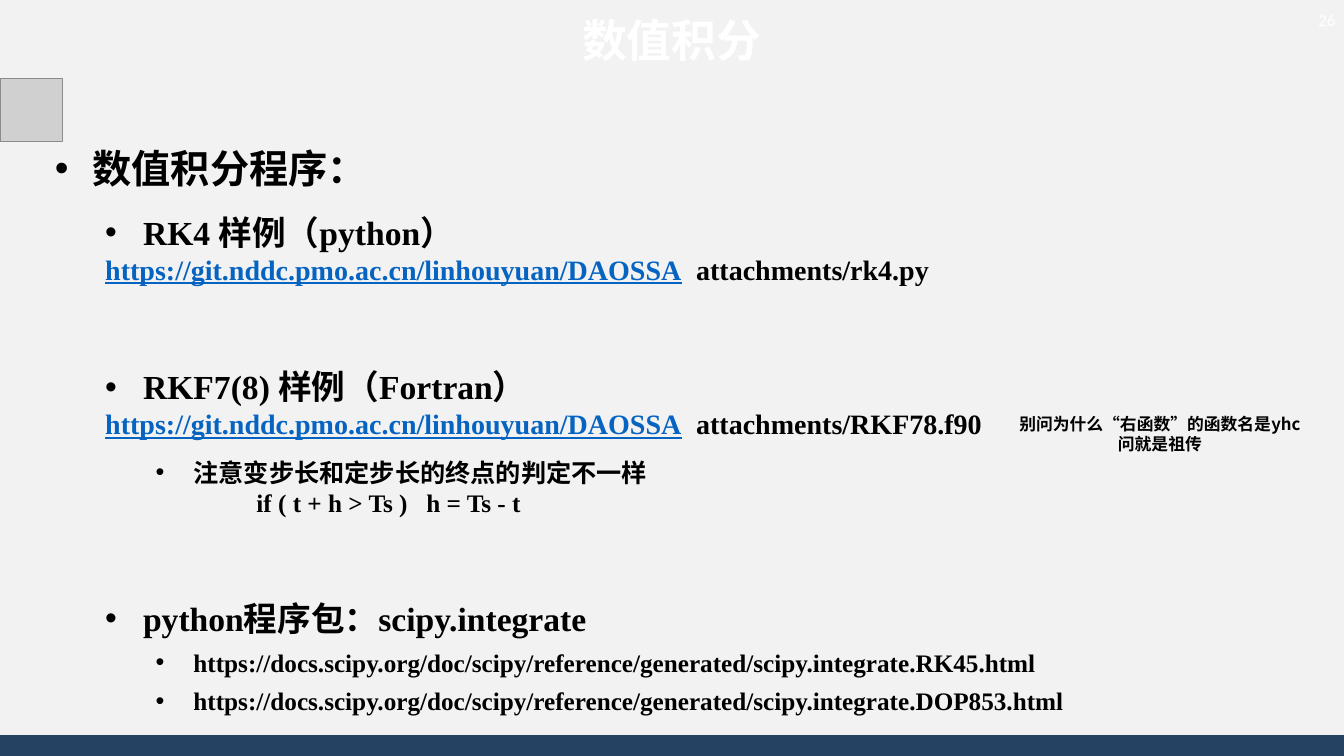
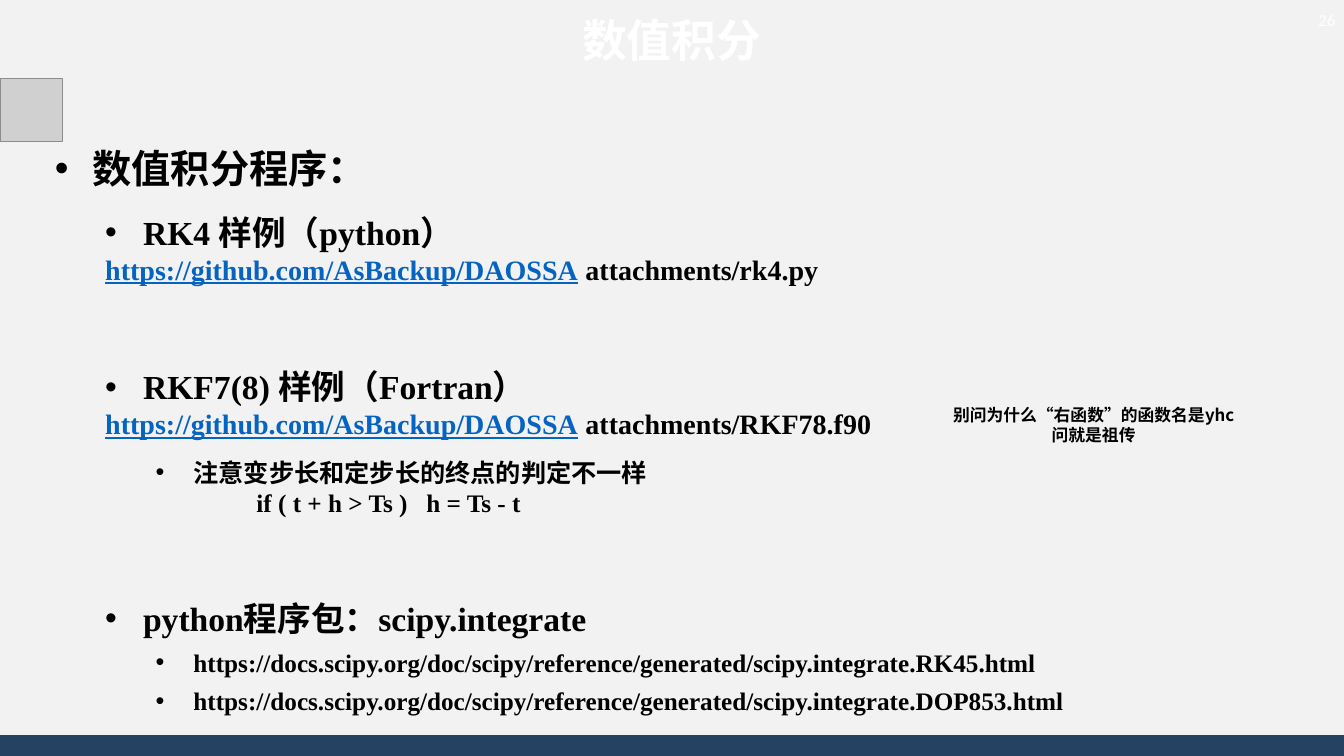
Before and after one commit to AsBackup/DAOSSA, a slide deck: slide 26 of 05-06 人造天体运动方程与二体问题积分.pptx. Drawn at 1344x756 pixels with LibreOffice and Linux fonts; fonts in the diff are those of the drawing; grey boxes stand for pictures; background and template pictures are left out. Boxes give left, top, right and bottom in pixels: in the first picture for what was removed or moved away, otherwise in the second. Text is boxed around its words. In the diff, an @@ line names an element or a change of style, - is before the commit and + after.

Commit message:
github address update; 04 fixed

```diff
--- a/05-06 人造天体运动方程与二体问题积分.pptx
+++ b/05-06 人造天体运动方程与二体问题积分.pptx
@@ text at [105, 260, 818, 285]: text changed @@
-  https://git.nddc.pmo.ac.cn/linhouyuan/DAOSSA attachments/rk4.py
+  https://github.com/AsBackup/DAOSSA attachments/rk4.py
@@ text at [105, 414, 871, 440]: text changed @@
-  https://git.nddc.pmo.ac.cn/linhouyuan/DAOSSA attachments/RKF78.f90
+  https://github.com/AsBackup/DAOSSA attachments/RKF78.f90
@@ text "别问为什么“右函数”的函数名是yhc": place and size @@
-text "别问为什么“右函数”的函数名是yhc" at [1019, 415, 1300, 452]
+text "别问为什么“右函数”的函数名是yhc" at [953, 406, 1234, 443]
```
Also in this commit, not shown: 1 other slide changed.
